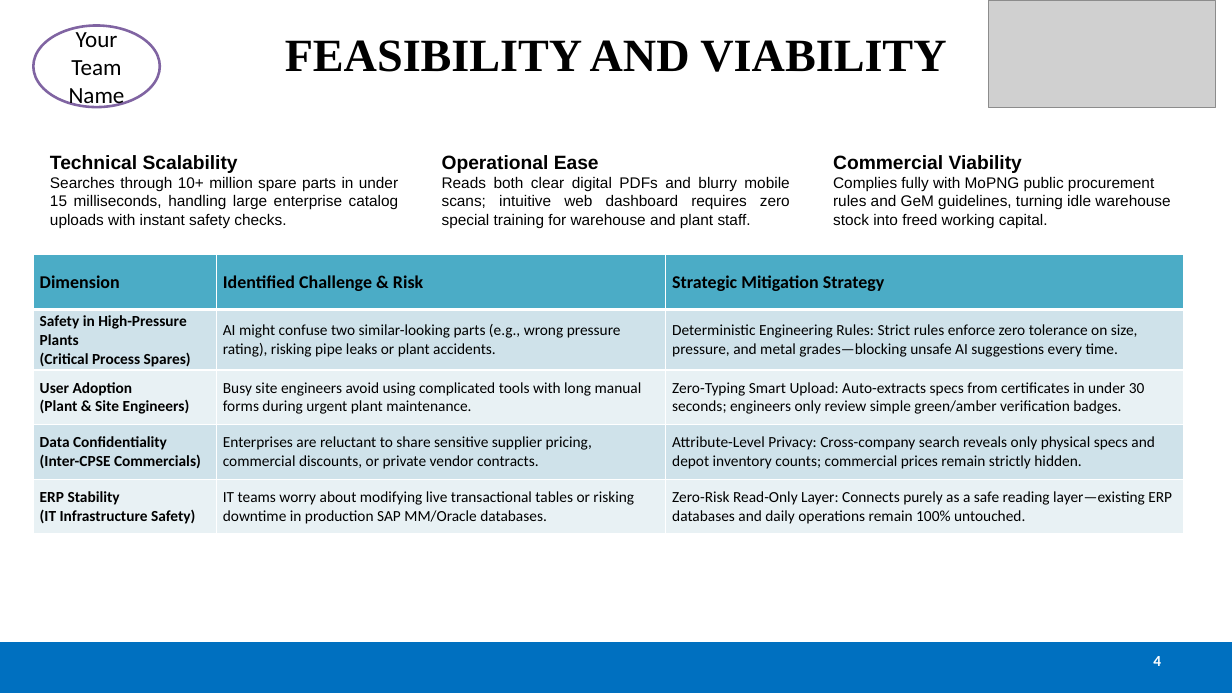
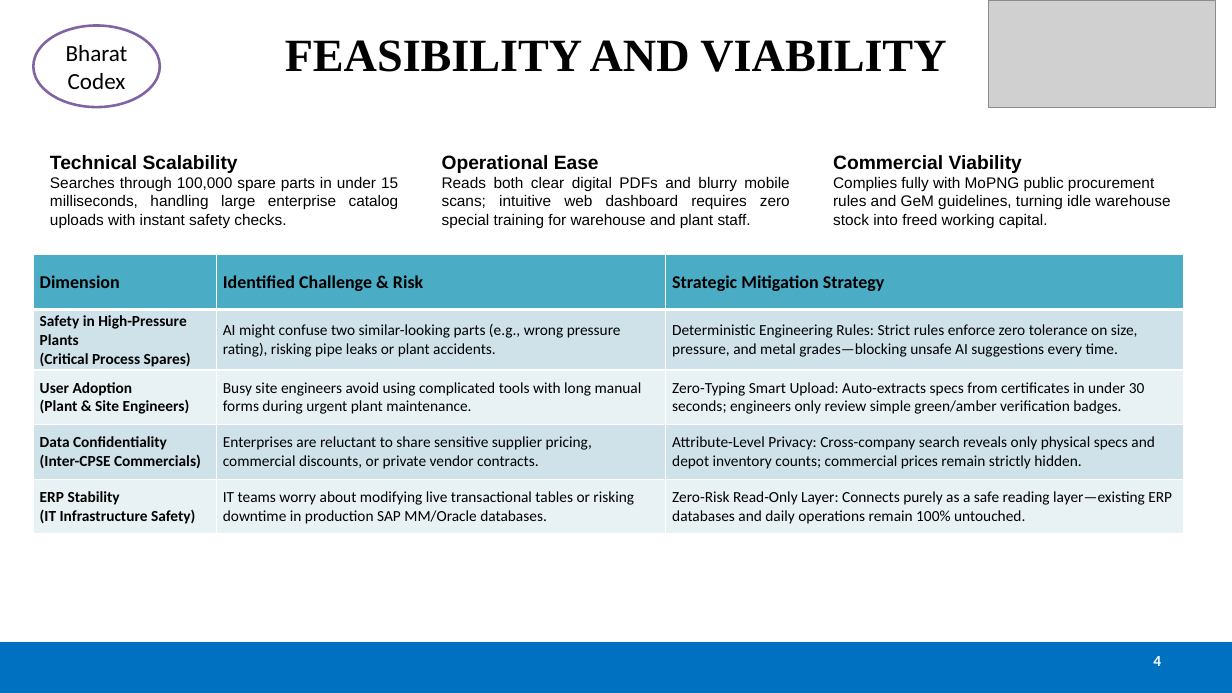
Before and after one commit to Gesicht436/Samanvay-AI, a slide deck: slide 4 of SIH_Presentation.pptx. Drawn at 1232x693 pixels with LibreOffice and Linux fonts; fonts in the diff are those of the drawing; grey boxes stand for pictures. Boxes give left, top, right and bottom in pixels: in the first picture for what was removed or moved away, otherwise in the second. Text is boxed around its words. In the diff, an @@ line names an element or a change of style, - is before the commit and + after.

```diff
--- a/SIH_Presentation.pptx
+++ b/SIH_Presentation.pptx
@@ text in ellipse at [69,28,125,109]: text changed @@
-Your Team Name
+BharatCodex
@@ text at [50,155,399,229]: text changed @@
-Technical Scalability
-Searches through 10+ million spare parts in under 15 milliseconds, handling large enterprise catalog uploads with instant safety checks.
+Technical Scalability
+Searches through 100,000 spare parts in under 15 milliseconds, handling large enterprise catalog uploads with instant safety checks.
```
Also in this commit, not shown: 5 other slides changed, 2 other files.
